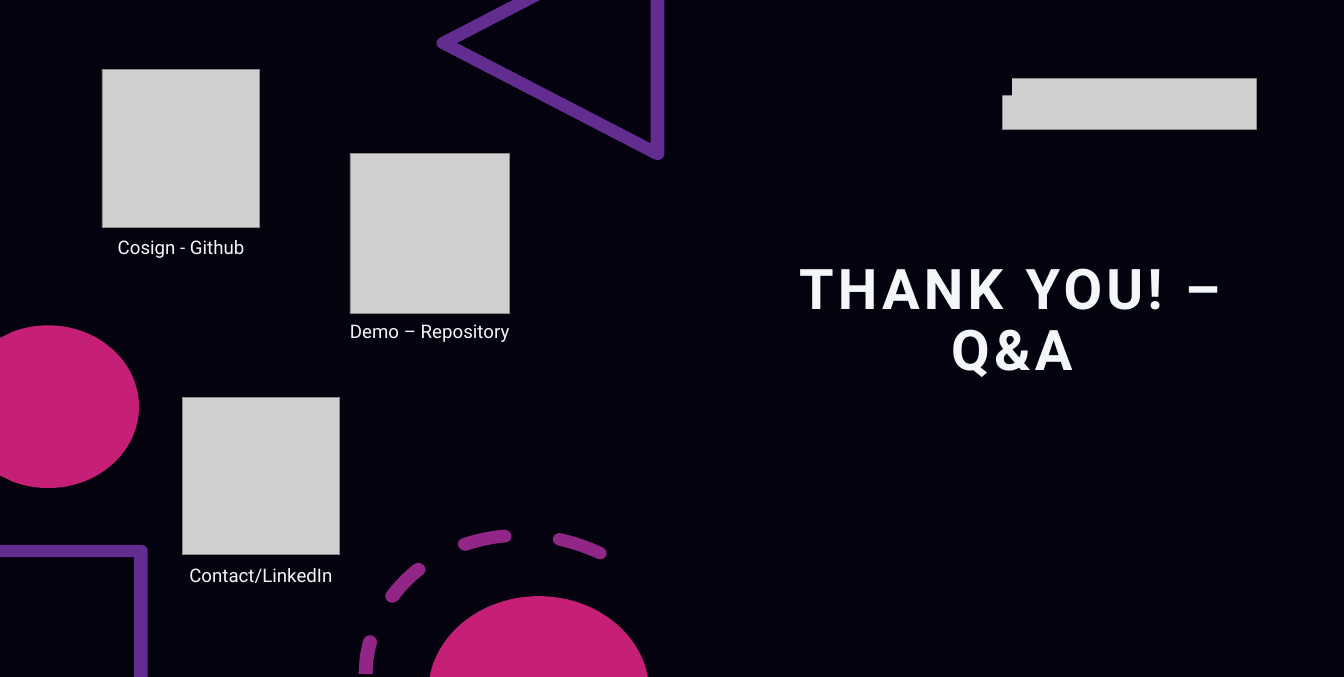
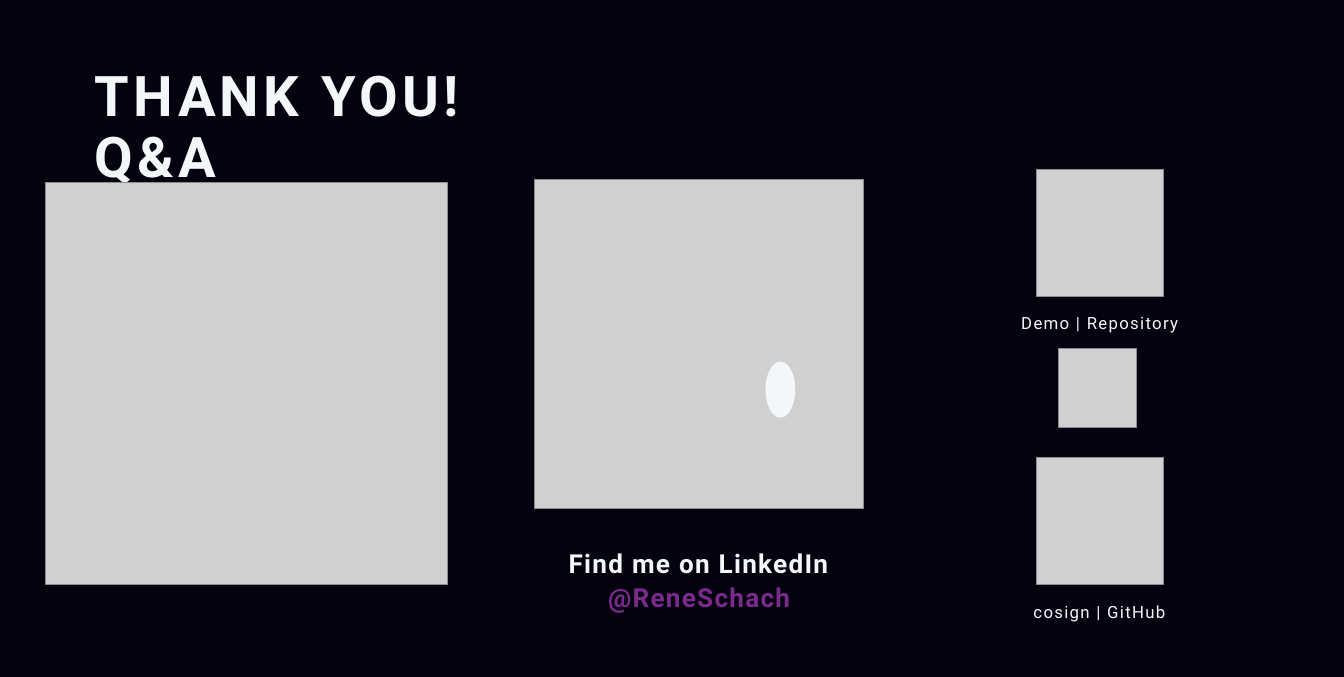
Before and after one commit to relusc/talks, a slide deck: slide 8 of containerdays/Image_Signing_Cosign.pptx. Drawn at 1344x677 pixels with LibreOffice and Linux fonts; fonts in the diff are those of the drawing; grey boxes stand for pictures; background and template pictures are left out. Boxes give left, top, right and bottom in pixels: in the first picture for what was removed or moved away, otherwise in the second. Text is boxed around its words. In the diff, an @@ line names an element or a change of style, - is before the commit and + after.

```diff
--- a/containerdays/Image_Signing_Cosign.pptx
+++ b/containerdays/Image_Signing_Cosign.pptx
@@ freeform shape removed at [437,0,665,160] @@
@@ rectangle removed at [945,28,1012,95] @@
@@ title at [95,75,458,190]: text changed @@
-THANK YOU! – Q&A
+THANK YOU!
+Q&A
@@ picture removed at [102,70,260,228] @@
@@ picture removed at [1003,78,1256,128] @@
@@ picture removed at [350,154,509,313] @@
@@ picture added at [535,179,864,509] @@
@@ picture added at [1036,169,1163,296] @@
@@ picture added at [46,182,448,584] @@
@@ freeform shape removed at [0,325,139,488] @@
@@ text at [1021,317,1178,333]: text changed; size 20 to 18 pt @@
-Demo – Repository
+Demo | Repository
@@ picture added at [1058,348,1137,427] @@
@@ ellipse added at [1070,355,1130,427], fill #F3F7FA @@
@@ ellipse added at [765,362,795,418], fill #F3F7FA @@
@@ picture removed at [182,397,340,555] @@
@@ picture added at [1036,457,1163,584] @@
@@ freeform shape removed at [353,483,609,677] @@
@@ freeform shape removed at [0,545,148,677] @@
@@ text removed at [189,568,332,583] @@
-Contact/LinkedIn
@@ text added at [569,553,828,613], 28 pt, text #F3F7FA, bold @@
+Find me on LinkedIn
+@ReneSchach
@@ freeform shape removed at [429,596,648,677] @@
@@ text at [1033,605,1165,622]: text changed; size 20 to 18 pt @@
-Cosign - Github
+cosign | GitHub
```
Also in this commit, not shown: 6 other slides changed, 1 slide added, 2 slides removed, 1 other file.
